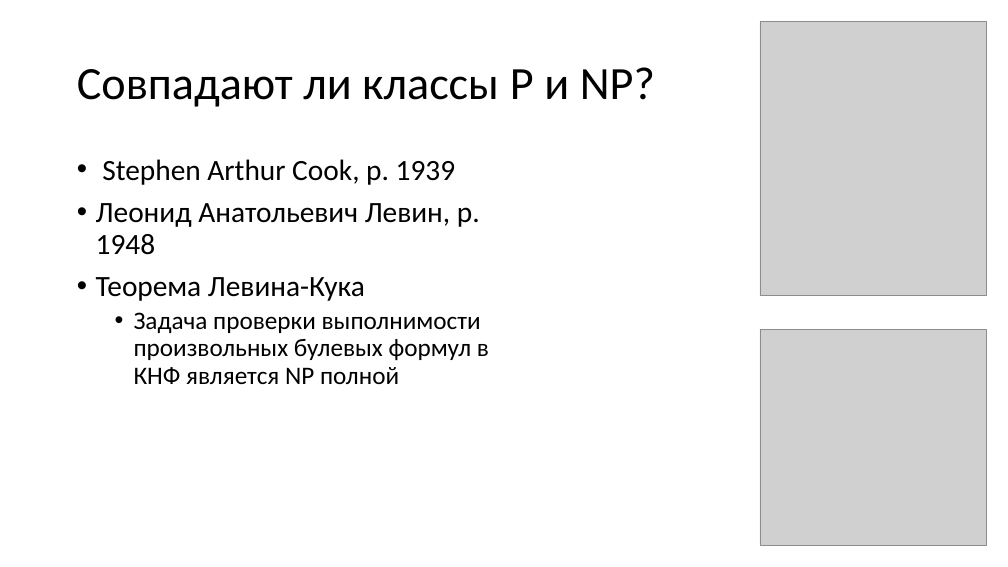
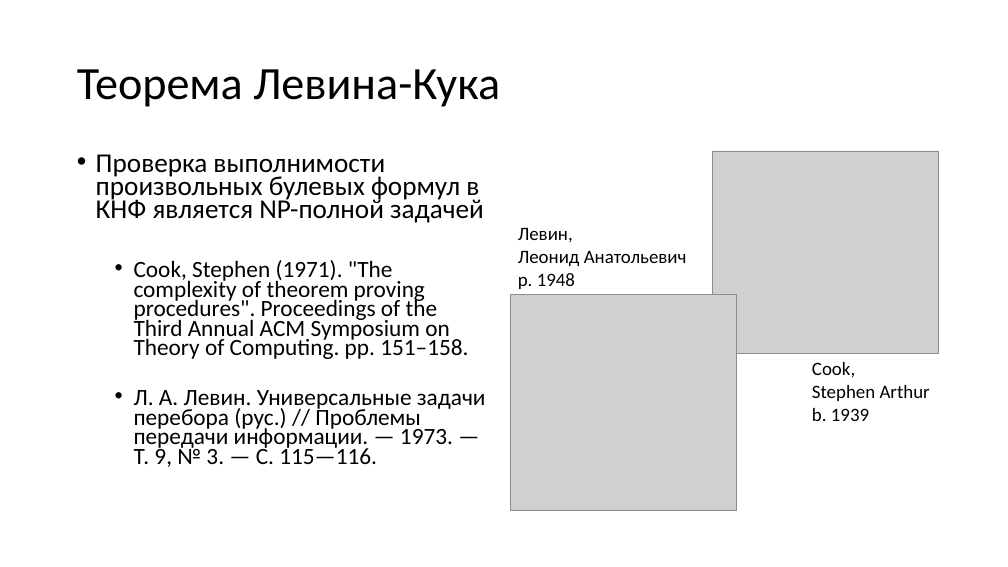
Before and after one commit to Evgueni-Petrov-aka-espetrov/Algorithms-and-Programming-in-C-pptx, a slide deck: slide 9 of 20 Алгоритмы с возвратом.pptx (slide 7 before the commit). Drawn at 1008x567 pixels with LibreOffice and Linux fonts; fonts in the diff are those of the drawing; grey boxes stand for pictures. Boxes give left, top, right and bottom in pixels: in the first picture for what was removed or moved away, otherwise in the second. Text is boxed around its words. In the diff, an @@ line names an element or a change of style, - is before the commit and + after.

```diff
--- a/20 Алгоритмы с возвратом.pptx
+++ b/20 Алгоритмы с возвратом.pptx
@@ title at (x1=77, y1=69, x2=500, y2=107): text changed @@
-Совпадают ли классы P и NP?
+Теорема Левина-Кука
@@ text at (x1=96, y1=154, x2=486, y2=467): text changed; size 28 to 22.2 pt @@
-• Stephen Arthur Cook, р. 1939
-• Леонид Анатольевич Левин, р. 1948
-• Теорема Левина-Кука
-  • Задача проверки выполнимости произвольных булевых формул в
-    КНФ является NP полной
+• Проверка выполнимости произвольных булевых формул в КНФ является NP-полной задачей
+  • Cook, Stephen (1971). "The complexity of theorem proving procedures". Proceedings of the Third Annual ACM Symposium on Theory of Computing. pp. 151–158.
+  • Л. А. Левин. Универсальные задачи перебора (рус.) // Проблемы передачи информации. — 1973. — Т. 9, № 3. — С. 115—116.
@@ picture resized from (x1=760, y1=22, x2=986, y2=296) to (x1=712, y1=151, x2=938, y2=353) @@
@@ text added at (x1=518, y1=228, x2=687, y2=289), 18 pt, text #000000 @@
+Левин,
+Леонид Анатольевич
+р. 1948
@@ picture moved from (x1=760, y1=330, x2=986, y2=546) to (x1=510, y1=295, x2=737, y2=511) @@
@@ text added at (x1=812, y1=362, x2=930, y2=421), 18 pt, text #000000 @@
+Cook,
+Stephen Arthur
+b. 1939
```
Also in this commit, not shown: 21 other slides changed, 12 slides added, 14 slides removed.
